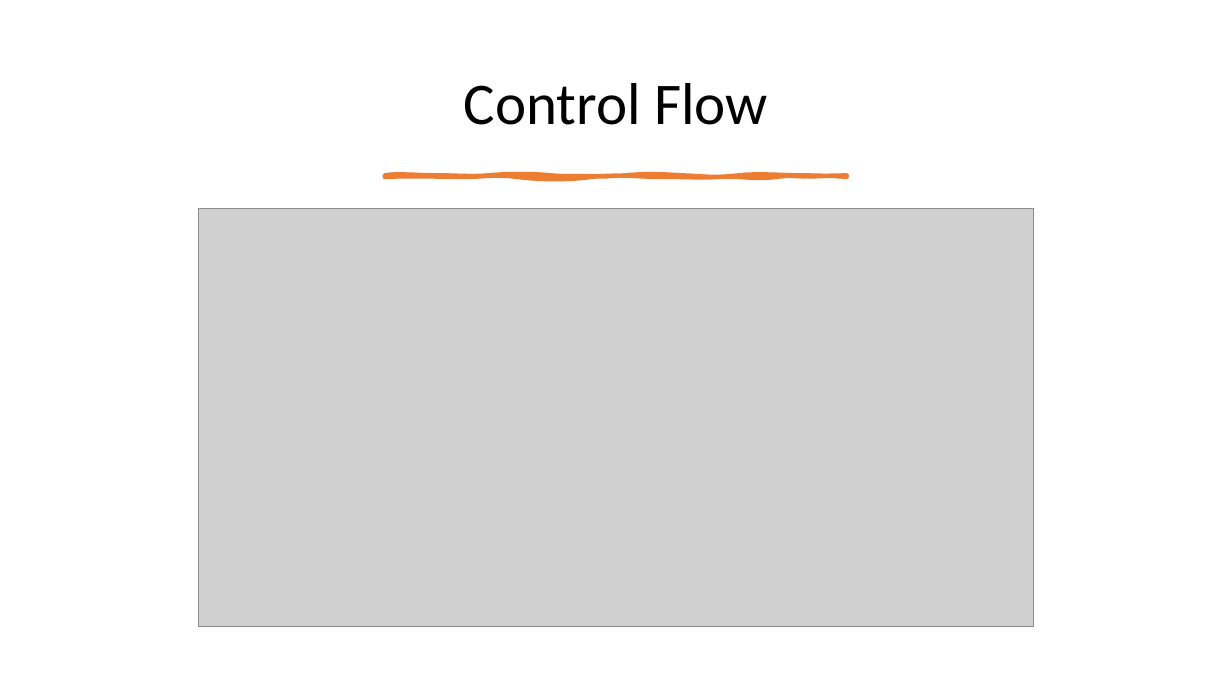
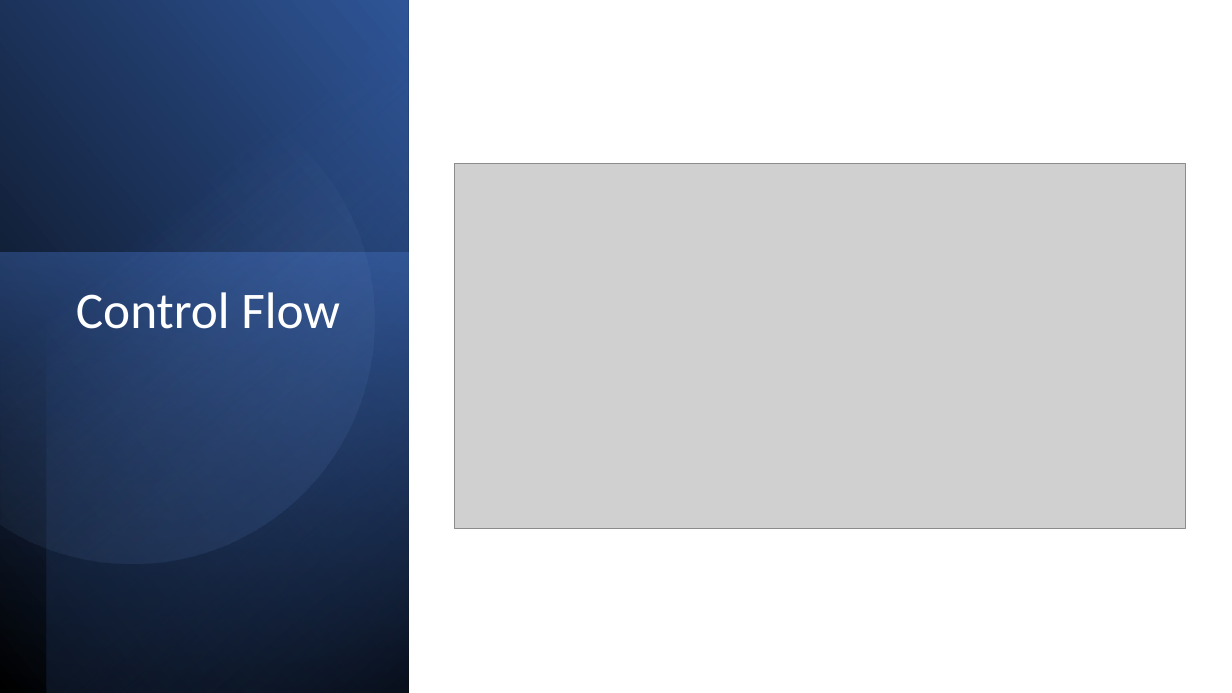
Before and after one commit to nitinjosepaul/test_forge, a slide deck: slide 6 of resource/ADTest Framework POC.pptx. Drawn at 1232x693 pixels with LibreOffice and Linux fonts; fonts in the diff are those of the drawing; grey boxes stand for pictures. Boxes give left, top, right and bottom in pixels: in the first picture for what was removed or moved away, otherwise in the second. Text is boxed around its words. In the diff, an @@ line names an element or a change of style, - is before the commit and + after.

```diff
--- a/resource/ADTest Framework POC.pptx
+++ b/resource/ADTest Framework POC.pptx
@@ rectangle added at (0, 0, 409, 693), fill gradient #000000 to #2F5597 @@
@@ rectangle added at (46, 0, 409, 693), fill gradient #000000 to #4472C4 @@
@@ freeform shape added at (0, 48, 419, 607), fill gradient #8FAADC to #2F5597 @@
@@ freeform shape removed at (384, 176, 847, 177) @@
@@ picture: place and size @@
-picture at (198, 209, 1033, 627)
+picture at (455, 164, 1185, 529)
@@ rectangle added at (0, 253, 409, 693), fill gradient #4472C4 to #203864 @@
@@ title "Control Flow": place and size @@
-title "Control Flow" at (464, 83, 768, 125)
+title "Control Flow" at (76, 292, 340, 329)
@@ title "Control Flow" at (76, 292, 340, 329): size 46 to 40 pt, text colour #000000 to #FFFFFF; alignment centre to left; vertical alignment middle to top @@
```
Also in this commit, not shown: 7 other slides changed, 1 slide added, 1 slide removed.
